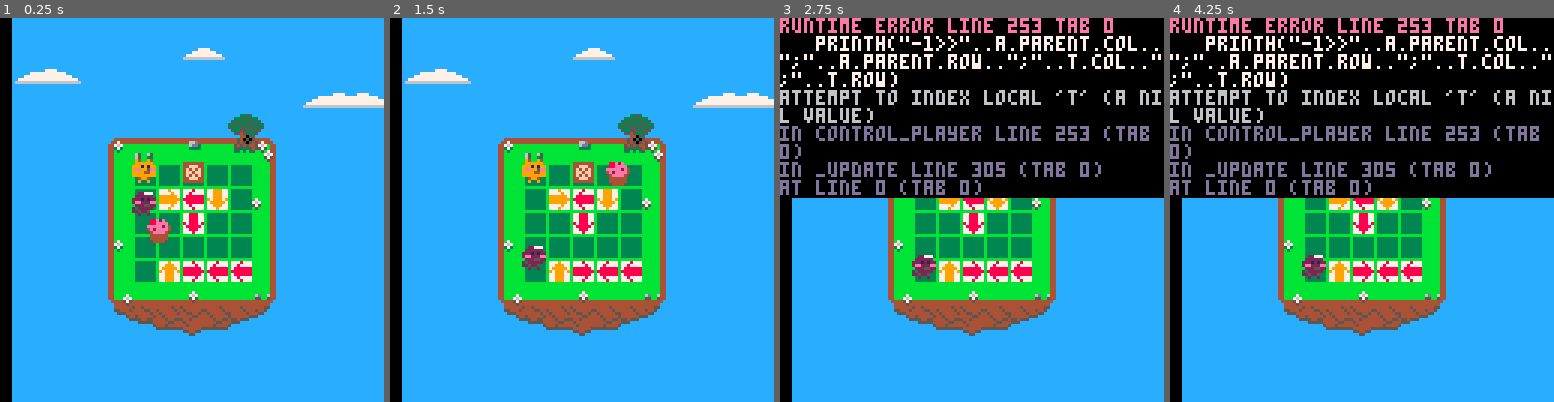
Above: before the commit, frames 1-4 (left to right).
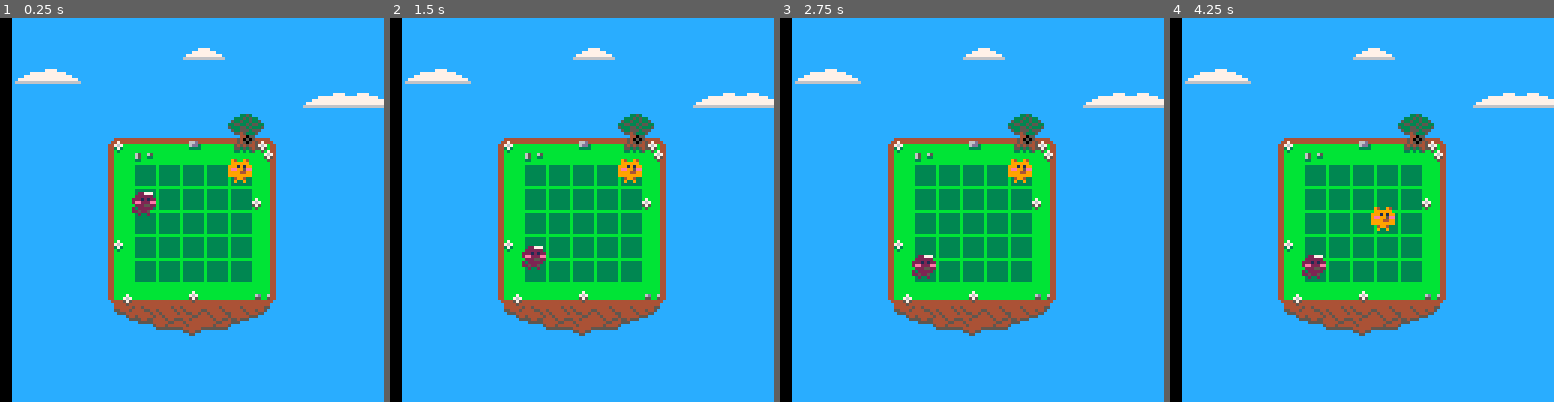
Above: after the commit, the same moments.

Repository: accidentalrebel/pico8-pop-puff
Game: PICO-8 cartridge pop-puff.p8
The game is run twice, just before and just after one commit, with the same random seed, the same clock (stepped at 60 frames per second) and the same inputs.
Inputs:
- Up to frame 1 (0.25 s): no input
- Up to frame 2 (1.5 s): no input
- Up to frame 3 (2.75 s): hold Right 1.6-2.1 s; hold Up 2.15-2.42 s; hold Right from 2.47 s (still down)
- Up to frame 4 (4.25 s): release Right at 3.03 s; hold Left 3.08-3.58 s; hold Down 3.63-3.97 s; hold Right from 4.02 s (still down)

The runs differ from the first frame. In frame 1, 3.6% of the frame differs, in the area x 34-66%, y 36-69%; in frame 2, 3.5%; in frame 3, 48%; in frame 4, 48%, in the area x 0-100%, y 0-69%.
Error before the commit: runtime error line 253 tab 0; printh("-1>>"..a.parent.col..";"..a.parent.row..";"..t.col..";"..t.row); attempt to index local 't' (a nil value)

Commit message:
Added bounds.

Diff:
--- a/pop-puff.p8
+++ b/pop-puff.p8
@@ -68,7 +68,7 @@
    a.pointing=pointing
    a.type = arrow_type
 
-   attach(a,tile_at(col,row))
+   attach(a,get_tile_at(col,row))
    add(tiles,a)
    return a
 end
@@ -82,7 +82,7 @@
    end
    local a = make_actor(id,0,0,0,-1,col,row,sprite)
    add(players,a)
-   attach(a,tile_at(col,row))
+   attach(a,get_tile_at(col,row))
 
    a.pointing = nil
 
@@ -108,8 +108,13 @@
    printh("5>>"..a.x..";"..a.y..";"..b.col..";"..b.row)
 end
 
-function tile_at(x,y)
-   local index = ((y-1)*(board_cols))+x
+function get_tile_at(col,row)
+   if col < 1 or col > board_cols
+      or row < 1 or row > board_rows
+   then
+      return nil
+   end
+   local index = ((row-1)*(board_cols))+col
    return tiles[index]
 end
 
@@ -122,29 +127,29 @@
       end
    end
 
-   make_player(_pop,1,1)
+   make_player(_pop,5,1)
 
    a = make_player(_puff,1,2)
    make_tween(a,_y,(5+board_pad_y)*8,0.02)
 
-   a = make_actor(_cake,8,8,0,-1,1,1,_spr_cupcake)
-   attach(a,tile_at(1,4))
-   add(tiles,a)
-   make_tween(a,_x,(5+board_pad_x)*8,0.02)
-   make_tween(a,_y,(1+board_pad_y)*8,0.02)
-
-   make_arrow(_arrow,_down,3,3)
-   make_arrow(_arrow,_right,3,5)
-   make_arrow(_arrow,_left,4,5)
-   make_arrow(_arrow,_left,5,5)
-   make_arrow(_arrow,_left,3,2)
-   make_arrow(_arrow_p,_up,2,5)
-   make_arrow(_arrow_p,_right,2,2)
-   make_arrow(_arrow_p,_down,4,2)
-
-   a=make_actor(_box,8,8,0,-1,0,0,_spr_box)
-   attach(a,tile_at(3,1))
-   add(tiles,a)
+   -- a = make_actor(_cake,8,8,0,-1,1,1,_spr_cupcake)
+   -- attach(a,get_tile_at(1,4))
+   -- add(tiles,a)
+   -- make_tween(a,_x,(5+board_pad_x)*8,0.02)
+   -- make_tween(a,_y,(1+board_pad_y)*8,0.02)
+
+   -- make_arrow(_arrow,_down,3,3)
+   -- make_arrow(_arrow,_right,3,5)
+   -- make_arrow(_arrow,_left,4,5)
+   -- make_arrow(_arrow,_left,5,5)
+   -- make_arrow(_arrow,_left,3,2)
+   -- make_arrow(_arrow_p,_up,2,5)
+   -- make_arrow(_arrow_p,_right,2,2)
+   -- make_arrow(_arrow_p,_down,4,2)
+
+   -- a=make_actor(_box,8,8,0,-1,0,0,_spr_box)
+   -- attach(a,get_tile_at(3,1))
+   -- add(tiles,a)
 end
 
 function pool(obj)
@@ -217,16 +222,6 @@
    end
 end
 
-function check_next_tile(obj)
-   local t = tile_at(obj.col+1,obj.row)
-   for i=1,#t.children,1 do
-      local child = t.children[i]
-      if child.tag == _box then
-	 make_tween(child,_x,child.x+8,0.1)
-      end
-   end
-end
-
 function on_tween_reached(tween)
    printh("tween reached!")
    local p = tween.obj
@@ -241,18 +236,40 @@
 	 break
       else
 	 printh("testb")
-	 check_next_tile(p)
 	 handle_sliding(p)
 	 break
       end
    end
+end
+
+function get_next_tile(obj)
+   if obj.pointing == _up then
+      return get_tile_at(obj.col,obj.row-1)
+   elseif obj.pointing == _right then
+      return get_tile_at(obj.col+1,obj.row);
+   elseif obj.pointing == _down then
+      return get_tile_at(obj.col,obj.row+1);
+   else
+      return get_tile_at(obj.col,obj.row);
+   end
+end
+
+function can_move_to_next_tile(obj)
+   local t = get_next_tile(obj)
+   if t == nil then
+      return false
+   end
+   return true
 end
 
 function control_player(player_num,dx,dy)
    dx = dx or 0
    dy = dy or 0
    local a = players[player_num]
-   local t = tile_at(a.parent.col+dx,a.parent.row+dy);
+   local t = get_tile_at(a.parent.col+dx,a.parent.row+dy);
+   if t == nil then
+      return
+   end
    printh("-1>>"..a.parent.col..";"..a.parent.row..";"..t.col..";"..t.row)
    local x_or_y = nil
    local to_use = nil
@@ -277,8 +294,10 @@
       end
    end
    if t !=  nil then
-      make_tween(a,x_or_y,to_use,0.1,on_tween_reached)
-      printh("0>>"..t.col..","..t.row)
+      --if can_move_to_next_tile(a) then
+	 make_tween(a,x_or_y,to_use,0.1,on_tween_reached)
+	 printh("0>>"..t.col..","..t.row)
+      --end
    end
 end
 
@@ -378,7 +397,8 @@
 	 tween.obj.y = tween.target
       end
       printh("3.5>>"..tween.obj.tag..":"..tween.obj.col..";"..tween.obj.row)
-      local t = tile_at(tween.obj.col,tween.obj.row)
+
+      local t = get_tile_at(tween.obj.col,tween.obj.row)
       printh("4>>finding tile at:"..tween.obj.col..";"..tween.obj.row..";"..t.col..";"..t.row)
       attach(tween.obj,t)
 
@@ -563,9 +583,6 @@
 
 
 
-__gff__
-0000000000000000000000000000000000000000000000000000000000000000000000000000000000000000000000000000000000000000000000000000000000000000000000000000000000000000000000000000000000000000000000000000000000000000000000000000000000000000000000000000000000000000
-0000000000000000000000000000000000000000000000000000000000000000000000000000000000000000000000000000000000000000000000000000000000000000000000000000000000000000000000000000000000000000000000000000000000000000000000000000000000000000000000000000000000000000
 __map__
 0808080808080808080808080808080800000000000000000000000000000000000000000000000000000000000000000000000000000000000000000000000000000000000000000000000000000000000000000000000000000000000000000000000000000000000000000000000000000000000000000000000000000000
 08080808080808090b0808080808080800000000000000000000000000000000000000000000000000000000000000000000000000000000000000000000000000000000000000000000000000000000000000000000000000000000000000000000000000000000000000000000000000000000000000000000000000000000
Not shown, changed: the sound effects (__sfx__) section of pop-puff.p8
